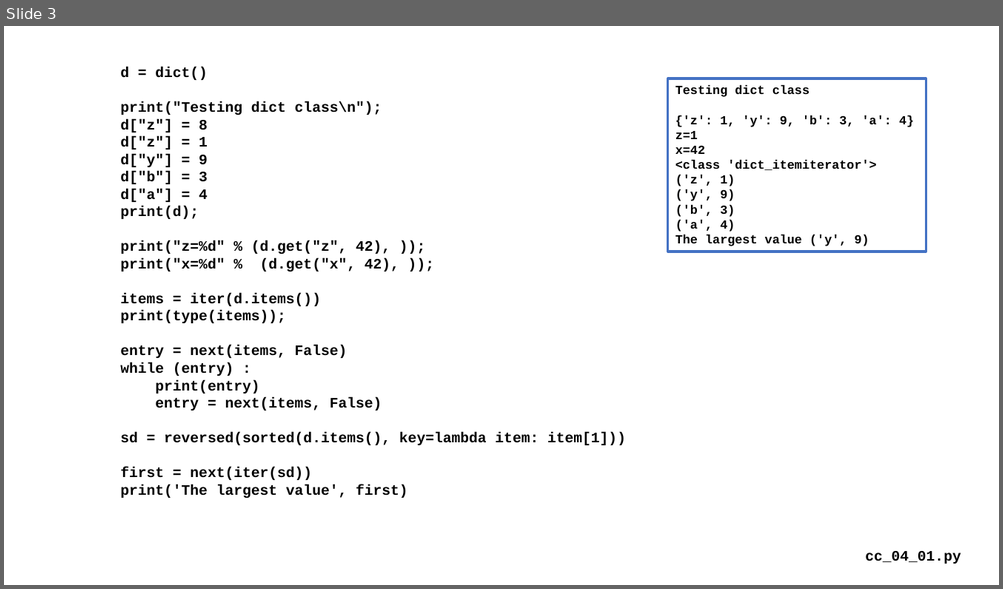
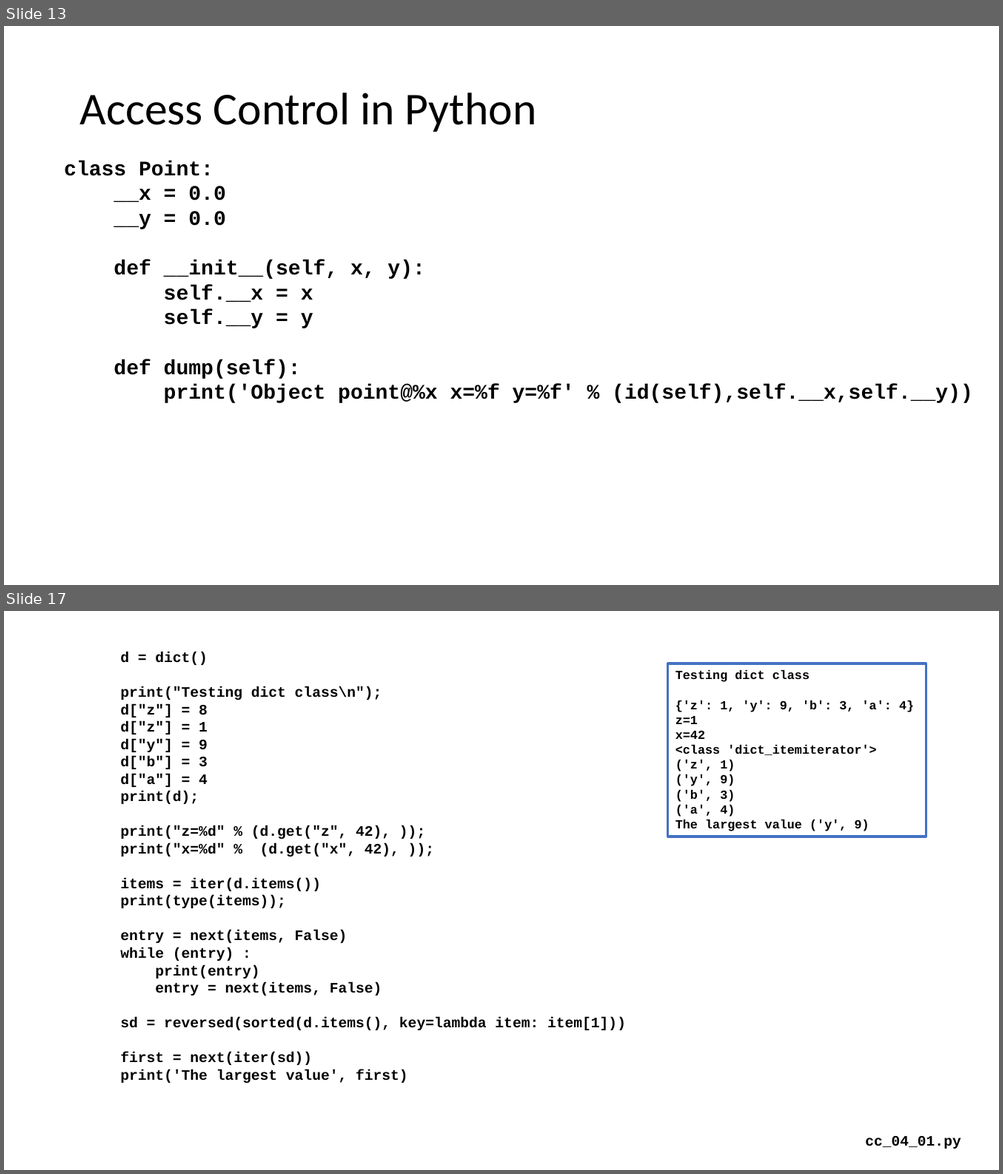
Before and after one commit to csev/cc4e, a slide deck: lectures/CC-04-Maps.pptx. Shown one above the other, each under a label of ours: slide 3 before the commit, slides 13 and 17 after it; the slides between them are not shown. The pictures are 1003x589 and 1003x1174 pixels, drawn with LibreOffice and Linux fonts; fonts in the diff are those of the drawing. Boxes give left, top, right and bottom in pixels: in the first picture for what was removed or moved away, otherwise in the second. Text is boxed around its words. In the diff, an @@ line names an element or a change of style, - is before the commit and + after.

```diff
--- a/lectures/CC-04-Maps.pptx
+++ b/lectures/CC-04-Maps.pptx
@@ slide 13 added at (4,26,999,585), background #FFFFFF @@
@@ title added at (79,93,537,132), 44 pt, text #000000 @@
+Access Control in Python
@@ text added at (64,161,973,403), 20 pt, text #000000, bold @@
+class Point:
+__x = 0.0
+__y = 0.0
+def __init__(self, x, y):
+self.__x = x
+self.__y = y
+def dump(self):
+print('Object point@%x x=%f y=%f' % (id(self),self.__x,self.__y))
@@ what was slide 3 is now slide 17 @@
```
Also in this commit, not shown: 2 slides changed, 14 other slides added, 1 slide removed, 7 other files.
